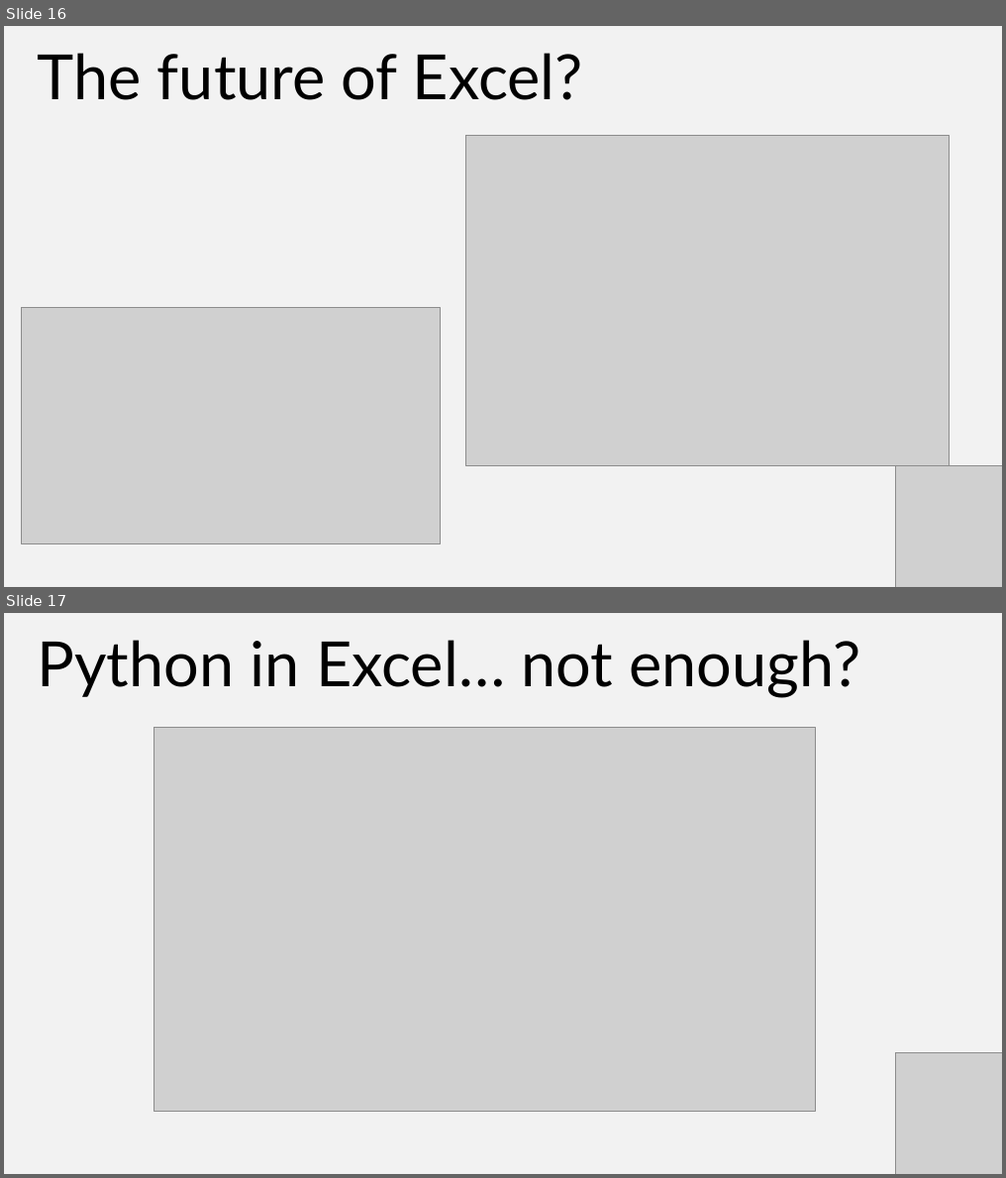
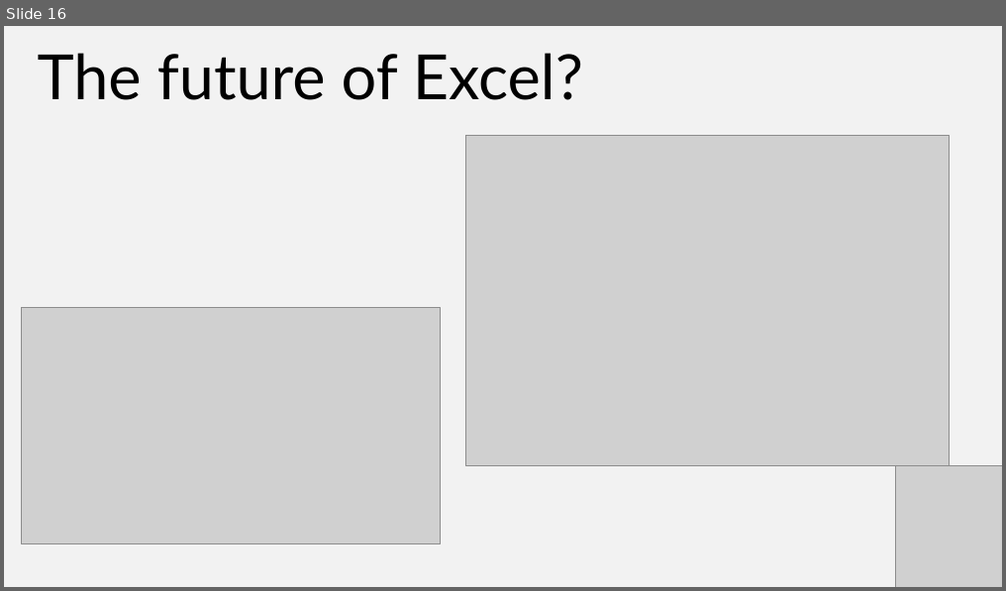
Before and after one commit to stringfestdata/xlgs-python-excel-copilot, a slide deck: xlgs-python-excel-copilot-slides.pptx. Shown one above the other, each under a label of ours: slides 16 and 17 before the commit, slide 16 after it. The pictures are 1006x1178 and 1006x591 pixels, drawn with LibreOffice and Linux fonts; fonts in the diff are those of the drawing; grey boxes stand for pictures. Boxes give left, top, right and bottom in pixels: in the first picture for what was removed or moved away, otherwise in the second. Text is boxed around its words. In the diff, an @@ line names an element or a change of style, - is before the commit and + after.

```diff
--- a/xlgs-python-excel-copilot-slides.pptx
+++ b/xlgs-python-excel-copilot-slides.pptx
@@ slide 17 removed at (x1=4, y1=613, x2=1002, y2=1174), background #F2F2F2 @@
@@ text removed at (x1=38, y1=640, x2=860, y2=698) @@
-Python in Excel… not enough?
@@ picture removed at (x1=153, y1=727, x2=815, y2=1111) @@
@@ picture removed at (x1=896, y1=1053, x2=1001, y2=1174) @@
```
Also in this commit, not shown: 13 other slides removed.
